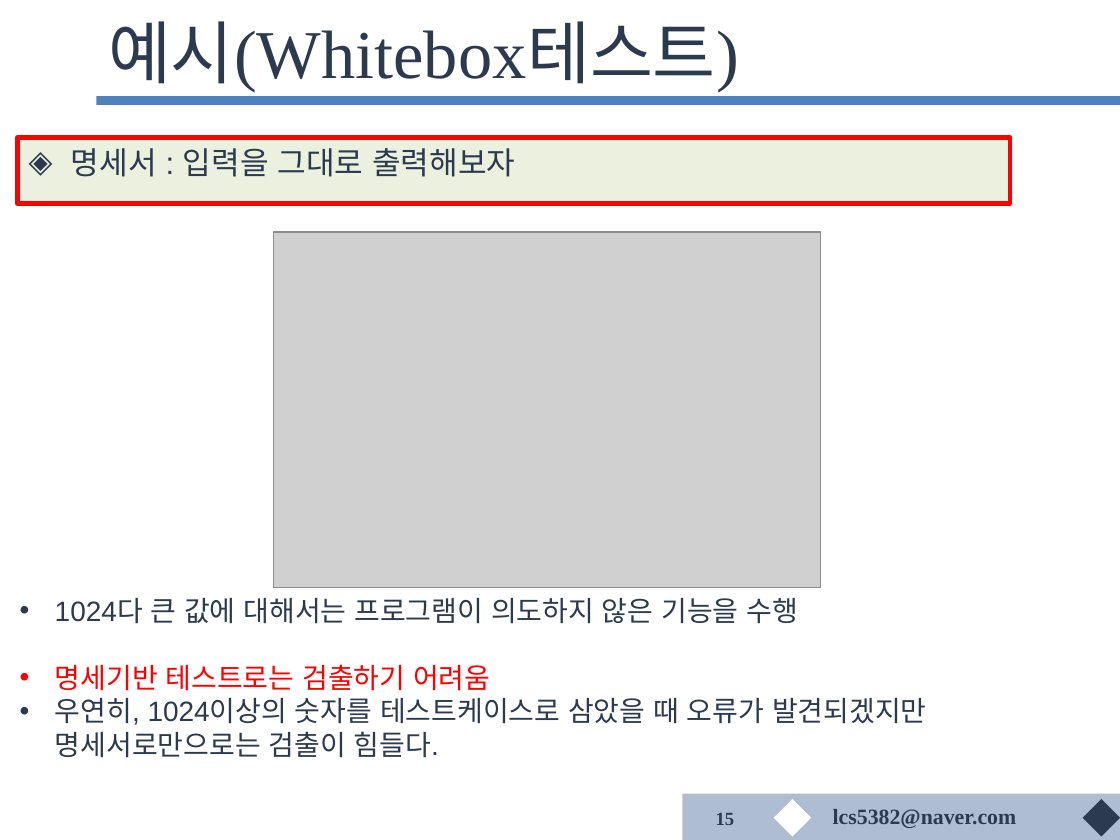
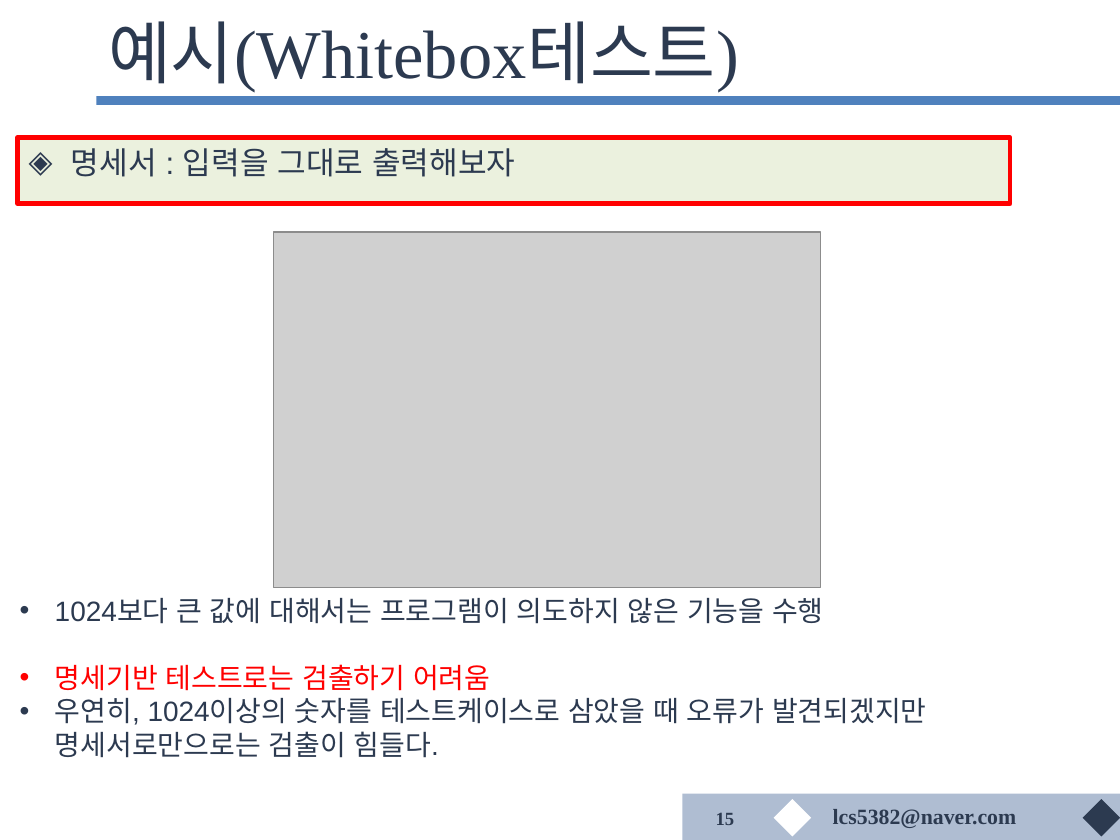
Before and after one commit to cheonsol-lee/class-software_engineering, a slide deck: slide 15 of SE_12주차(수정).pptx. Drawn at 1120x840 pixels with LibreOffice and Linux fonts; fonts in the diff are those of the drawing; grey boxes stand for pictures; background and template pictures are left out. Boxes give left, top, right and bottom in pixels: in the first picture for what was removed or moved away, otherwise in the second. Text is boxed around its words. In the diff, an @@ line names an element or a change of style, - is before the commit and + after.

Commit message:
update

```diff
--- a/SE_12주차(수정).pptx
+++ b/SE_12주차(수정).pptx
@@ text at [55, 598, 824, 624]: text changed @@
-• 1024다 큰 값에 대해서는 프로그램이 의도하지 않은 기능을 수행
+• 1024보다 큰 값에 대해서는 프로그램이 의도하지 않은 기능을 수행
```
